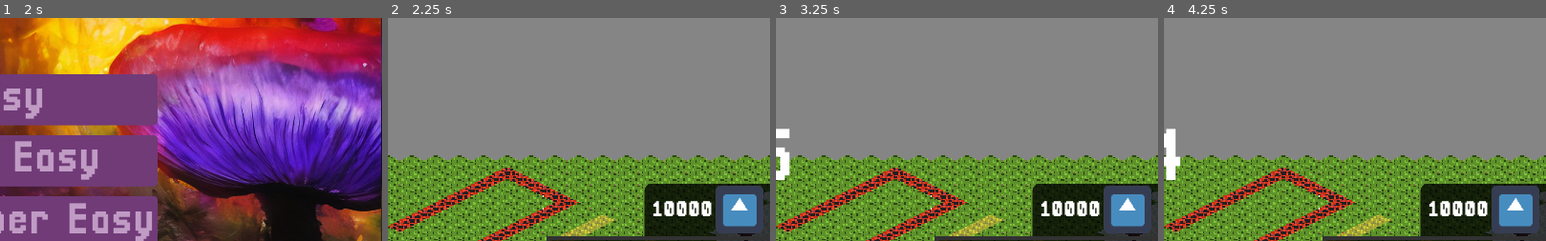
Above: before the commit, frames 1-4 (left to right).
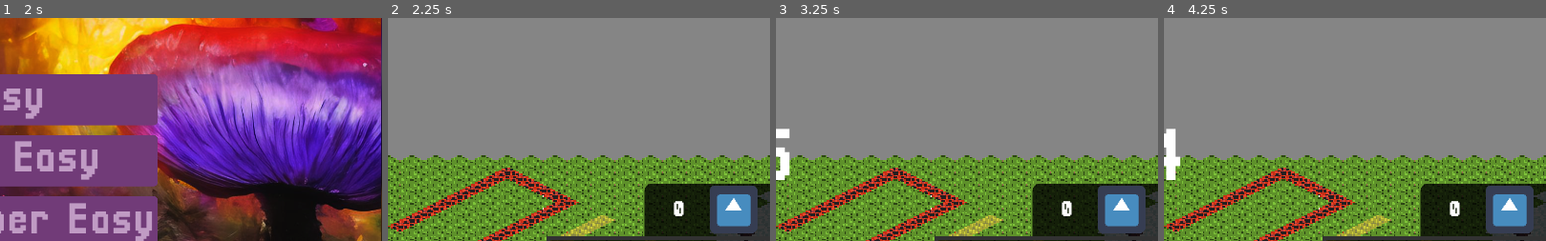
Above: after the commit, the same moments.

Repository: Ducklings-Studio/GGJ-2023
Game: Godot game, scene res://Scenes/Menu.tscn
Two runs of this game, one before a commit and one after it. Both use one fixed random seed, a clock stepped at 60 frames per second and the inputs below. The engine's default icon, where the game draws it, is replaced by a stand-in: a white triangle on a blue panel in a dark square.
Inputs (mouse positions are % of the whole screen's width and height, from its top left):
- Up to frame 1 (2 s): click "Play" at 0.5 s; click "Play" at 1.25 s
- Up to frame 2 (2.25 s): click "Easy" at 2 s
- Up to frame 3 (3.25 s): click (76, 75) at 2.75 s
- Up to frame 4 (4.25 s): click (85, 75) at 3.5 s
The pictures show only the part of the screen within x 50-100%, y 18-68%; the shares and areas given below are measured in that part.

Frame 1 is identical in both runs. In frame 2, 2.1% of the frame differs, in the area x 69-99%, y 75-97%; in frame 3, 2.1%; in frame 4, 2.1%.

Commit message:
basic mushroom

Diff:
--- /dev/null
+++ b/Scenes/Mushrooms/Mushroom.tscn
@@ -0,0 +1,8 @@
+[gd_scene load_steps=2 format=2]
+
+[ext_resource path="res://Scripts/Mushroom.gd" type="Script" id=1]
+
+[node name="Node2D" type="Node2D"]
+script = ExtResource( 1 )
+
+[node name="Sprite" type="Sprite" parent="."]
--- /dev/null
+++ b/Scenes/Mushrooms/Standart.tscn
@@ -0,0 +1,12 @@
+[gd_scene load_steps=3 format=2]
+
+[ext_resource path="res://Scripts/Standart.gd" type="Script" id=1]
+[ext_resource path="res://Assets/Buildinigs/One_Mushroom.png" type="Texture" id=2]
+
+[node name="Node2D" type="Node2D"]
+script = ExtResource( 1 )
+texture = ExtResource( 2 )
+cost = 100
+res_per_sec = 1
+
+[node name="Sprite" type="Sprite" parent="."]
--- a/Scripts/Game.gd
+++ b/Scripts/Game.gd
@@ -3,9 +3,12 @@
 export var delta = Vector2(2.5, 2.5)
 
 var is_blocking = true
+var kar = preload("res://Scenes/Mushrooms/Standart.tscn")
+var gems = 0
 
 
 func _ready():
+	add_gems(0)
 	AudioManager.set_music("res://Assets/Audio/MatchSound.ogg")
 
 
@@ -16,7 +19,17 @@
 			var coords = $floor.world_to_map(evpos)
 			$floor.set_cellv(coords, 4)
 			$figures.set_cellv(coords, 1)
+			var mushroom = kar.instance()
+			mushroom.connect("res_mined", self, "add_gems")
+			mushroom.position = evpos
+			$figures.add_child(mushroom)
 
 
 func _on_HUD_game_started():
 	is_blocking = false
+
+
+func add_gems(amount):
+	print("kar", amount)
+	gems += amount
+	$HUD.set_gems(gems)
--- a/Scripts/HUD.gd
+++ b/Scripts/HUD.gd
@@ -60,3 +60,7 @@
 	timer.stop()
 	remove_child(timer)
 	$Label.set_visible(false)
+
+
+func set_gems(amount):
+	$Resources/MarginContainer/HBoxContainer/Amount.set_text(str(amount))
--- /dev/null
+++ b/Scripts/Mushroom.gd
@@ -0,0 +1,37 @@
+extends Node2D
+class_name BasicMushroom
+
+signal res_mined(amount)
+
+export var texture: Texture = null
+export var cost: int = 500
+export var time_to_build: int = 10
+export var res_per_sec: int = 10
+
+var build_timer = Timer.new()
+var miner_timer = Timer.new()
+
+
+func _ready():
+	#$Sprite.set_texture(texture)
+
+	build_timer.connect("timeout", self, "_on_Built")
+	miner_timer.connect("timeout", self, "_on_Miner_timeout")
+
+	build_timer.wait_time = time_to_build
+	miner_timer.wait_time = 1
+
+	add_child(build_timer)
+	add_child(miner_timer)
+
+	build_timer.start()
+
+
+func _on_Built():
+	build_timer.stop()
+	remove_child(build_timer)
+	miner_timer.start()
+
+
+func _on_Miner_timeout():
+	emit_signal("res_mined", res_per_sec)
--- /dev/null
+++ b/Scripts/Standart.gd
@@ -0,0 +1,6 @@
+extends BasicMushroom
+class_name Standart
+
+
+export var min_build_radius: int = 2
+export var max_build_radius: int = 6
--- a/project.godot
+++ b/project.godot
@@ -7,6 +7,22 @@
 ;   param=value ; assign values to parameters
 
 config_version=4
+
+_global_script_classes=[ {
+"base": "Node2D",
+"class": "BasicMushroom",
+"language": "GDScript",
+"path": "res://Scripts/Mushroom.gd"
+}, {
+"base": "BasicMushroom",
+"class": "Standart",
+"language": "GDScript",
+"path": "res://Scripts/Standart.gd"
+} ]
+_global_script_class_icons={
+"BasicMushroom": "",
+"Standart": ""
+}
 
 [application]
 
